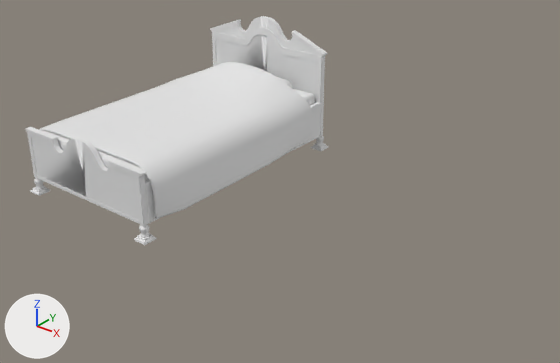
A saved change to the FBX model Alpha_Whitebox/Assets/Geometry/TwinBed01_MDL_mxy.fbx.
Rendered twice from a 50 mm camera at (4.6, -5.58, 2.97) aimed at (0.21, -0.09, -0.43). Every picture has the same lights, and +X, +Y and +Z are marked at lower left. Materials are left out; every surface is plain grey. Where no turn or scale is listed for an object, it has been applied to the vertices. Vertices at the same position are counted once.
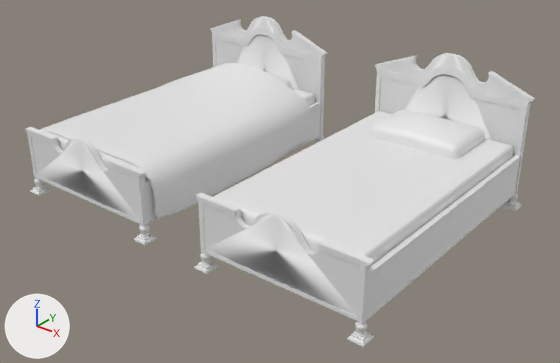
ob_twin_bed_blanket is not drawn itself; it is the parent of ob_pcube138.

Where the newer file only moved an object's origin or applied its transform, the numbers keep the older frame.

Boxes (x1, y1, x2, y2) around the edits, measured in the pictures (560 x 363 px):
'Blanket2', moved
    before: (39, 62, 313, 218)
    after: (40, 63, 313, 219)
'Bed1', added
    after: (214, 111, 513, 265)
'polySurface73', added
    after: (195, 193, 375, 323)
'polySurface74', added
    after: (375, 53, 535, 194)
'pCube119', added
    after: (367, 155, 521, 320)
'polySurface81', added
    after: (210, 16, 327, 136)
'Pillow1', added
    after: (370, 110, 484, 159)
'polySurface75', added
    after: (381, 66, 523, 109)
'polySurface76', added
    after: (375, 57, 531, 193)
'pCube138', moved, turned, rescaled (not visible afterwards)
    before: (145, 102, 322, 223)
'group21', added
    after: (347, 321, 374, 347)
'group19', added
    after: (194, 252, 218, 274)
'group22', added
    after: (502, 193, 521, 211)
part 2 of me_mesh_002, cut back
    both: (39, 139, 132, 215)
'polySurface78', unchanged, covered by the edit
    before: (210, 16, 327, 136)

Patch to the scene script:
```diff
--- a/Alpha_Whitebox/Assets/Geometry/TwinBed01_MDL_mxy.fbx.py
+++ b/Alpha_Whitebox/Assets/Geometry/TwinBed01_MDL_mxy.fbx.py
@@ me_mesh_010 @@
 me_mesh_010.from_pydata(...)  # 514 vertices, 512 faces; spans x -0.93..0.93, y -1.24..1.24, z -0.39..0.39
+# me_mesh_010 part 1: the whole mesh is moved by (33.41, 0.74, 0.27)
@@ me_mesh_002 @@
-me_mesh_002.from_pydata(...)  # 164 vertices, 217 faces; spans x -0.88..0.88, y -0.03..0.03, z -0.39..0.25
+me_mesh_002.from_pydata(...)  # 164 vertices, 97 faces; spans x -0.88..0.88, y -0.03..0.03, z -0.39..0.25
+# me_mesh_002 part 2
+# 128 faces are deleted
+# 8 new faces join them
@@ ob_twin_bed_blanket @@
 ob_twin_bed_blanket = bpy.data.objects.new('Twin_Bed_Blanket', None)
-ob_twin_bed_blanket.location = (-1.19, 0.00666, 0.0)
-ob_twin_bed_blanket.rotation_euler = (1.571, 0.0, 0.0)  # degrees (90, 0, 0)
-ob_twin_bed_blanket.scale = (0.01, 0.01, 0.01)
+ob_twin_bed_blanket.location = (-0.952, 0.0, 0.0)
@@ ob_pcube138 @@
 ob_pcube138.parent = ob_twin_bed_blanket
-ob_pcube138.location = (84.71, -13.83, 137.3)
-ob_pcube138.rotation_euler = (1.571, 0.0, -3.142)  # degrees (90, 0, -180)
-ob_pcube138.scale = (5.22, 135.0, 93.6)
+ob_pcube138.location = (-0.678, -0.111, -1.1)
+ob_pcube138.rotation_euler = (-1.571, 0.0, 0.0)  # degrees (-90, 0, 0)
+ob_pcube138.scale = (0.0417, 1.08, 0.749)
@@ ob_blanket2 @@
 ob_blanket2 = bpy.data.objects.new('Blanket2', me_mesh_010)
-ob_blanket2.location = (-1.19, -0.079, -0.156)
+ob_blanket2.location = (-34.601, -0.817, -0.438)
@@ ob_polysurface73 @@
+ob_polysurface73 = bpy.data.objects.new('polySurface73', me_mesh_033)  # 164 vertices, 97 faces; spans x -0.88..0.88, y -0.03..0.03, z -0.39..0.25
+ob_polysurface73.location = (1.231, -1.396, -0.167)
@@ ob_polysurface75 @@
+ob_polysurface75 = bpy.data.objects.new('polySurface75', me_mesh_035)  # 84 vertices, 83 faces; spans x 0.0..1.59, y 0.0..0.01, z -0.08..0.18
+ob_polysurface75.location = (0.438, 1.357, 0.424)
@@ ob_polysurface76 @@
+ob_polysurface76 = bpy.data.objects.new('polySurface76', me_mesh_036)  # 60 vertices, 38 faces; spans x -0.87..0.87, y -0.01..0.01, z -0.59..0.59
+ob_polysurface76.location = (1.232, 1.363, 0.038)
@@ ob_polysurface81 @@
+ob_polysurface81 = bpy.data.objects.new('polySurface81', me_mesh_013_1)  # 140 vertices, 79 faces; spans x -0.88..0.88, y -0.03..0.03, z -0.56..0.73
+ob_polysurface81.location = (-1.195, 1.398, 0.0)
@@ ob_pillow1 @@
+ob_pillow1 = bpy.data.objects.new('Pillow1', me_mesh_041)  # 119 vertices, 104 faces; spans x 35.348..36.329, y 1.467..2.124, z 0.398..0.614
+ob_pillow1.location = (-34.601, -0.817, -0.438)
@@ ob_polysurface74 @@
+ob_polysurface74 = bpy.data.objects.new('polySurface74', me_mesh_013_1.copy())
+ob_polysurface74.location = (1.231, 1.398, 0.0)
@@ ob_group21 @@
+ob_group21 = bpy.data.objects.new('group21', me_mesh_039)  # 120 vertices, 108 faces; spans x -0.074..0.074, y -0.074..0.074, z -0.087..0.087
+ob_group21.location = (2.047, -1.394, -0.641)
@@ ob_group19 @@
+ob_group19 = bpy.data.objects.new('group19', me_mesh_039.copy())
+ob_group19.location = (0.414, -1.394, -0.641)
@@ ob_pcube119 @@
+ob_pcube119 = bpy.data.objects.new('pCube119', me_mesh_029)  # 16 vertices, 14 faces; spans x -0.05..0.0, y 0.0..2.75, z -0.42..0.0
+ob_pcube119.location = (2.08, -1.366, -0.138)
@@ ob_bed1 @@
+ob_bed1 = bpy.data.objects.new('Bed1', me_mesh_042)  # 96 vertices, 98 faces; spans x 35.04..36.62, y -0.54..2.18, z -0.02..0.41
+ob_bed1.location = (-34.601, -0.817, -0.438)
@@ ob_group22 @@
+ob_group22 = bpy.data.objects.new('group22', me_mesh_039.copy())
+ob_group22.location = (2.047, 1.407, -0.641)
```
